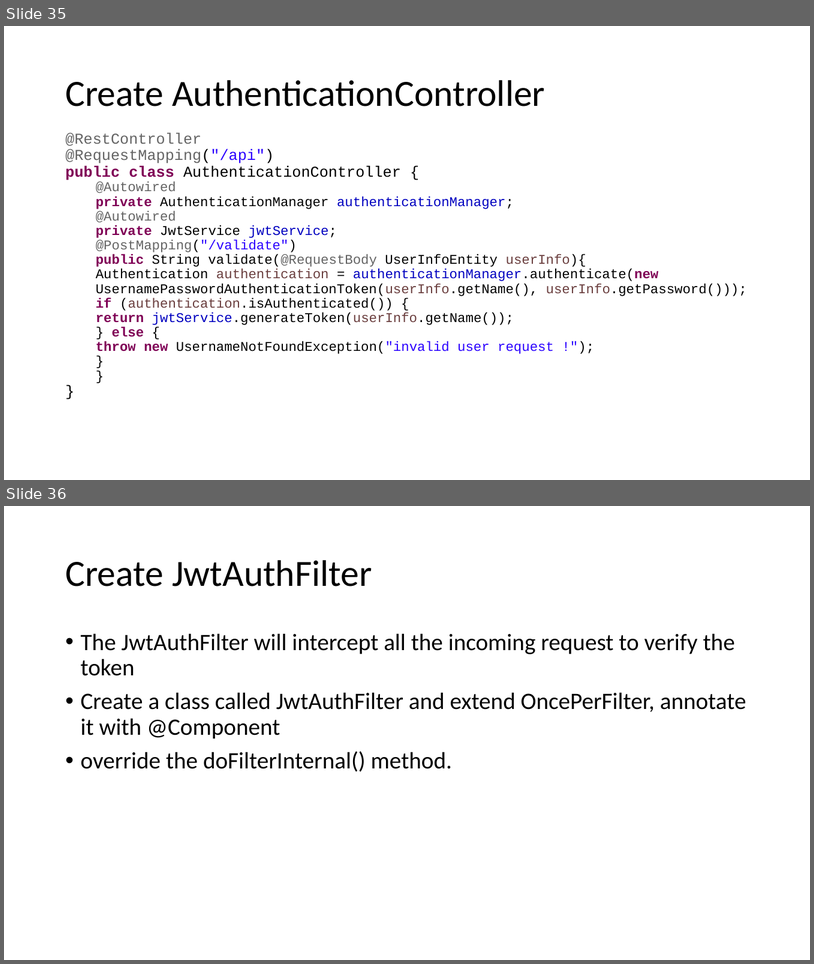
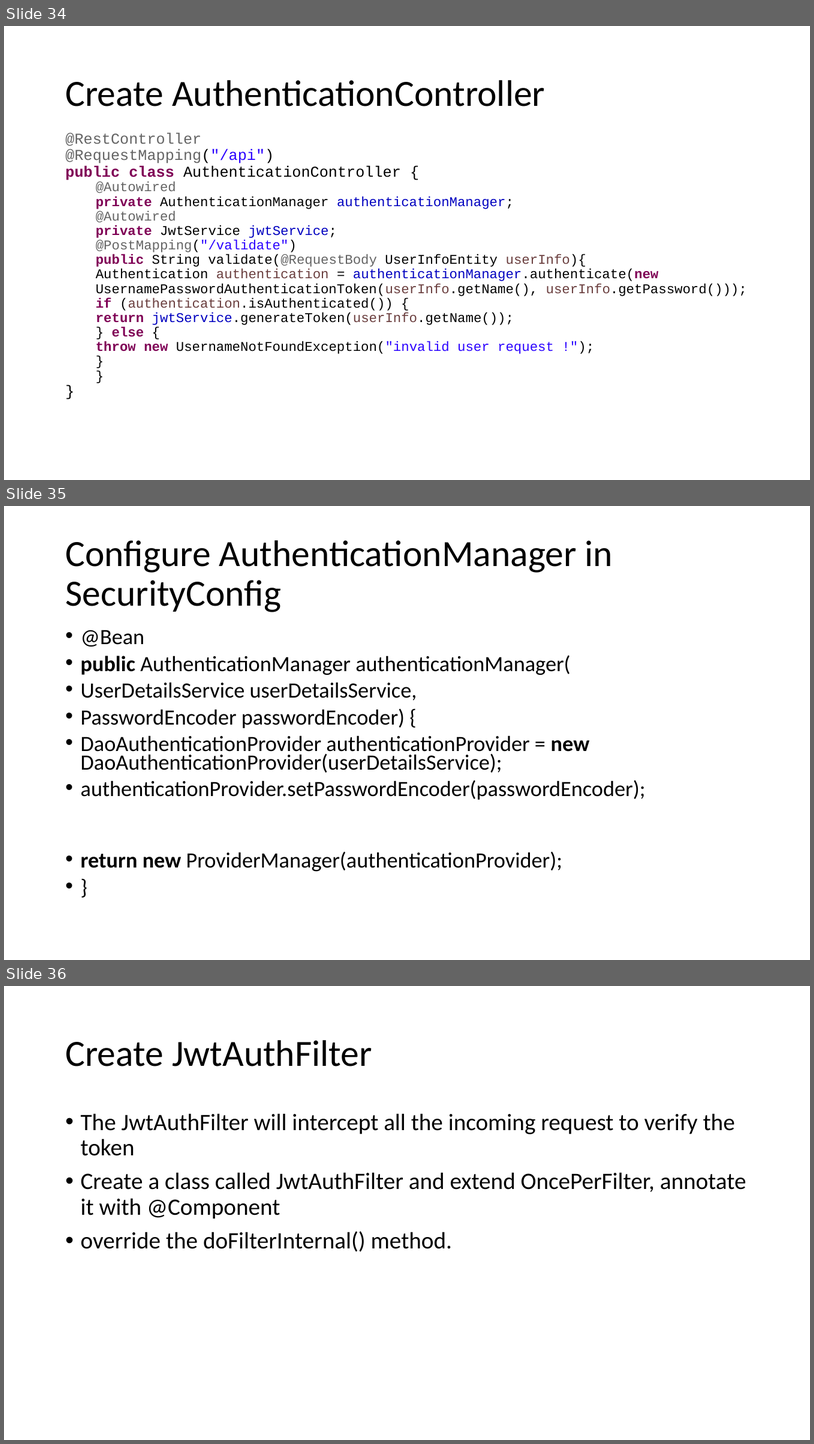
Before and after one commit to aug-2025-organization/notes, a slide deck: 8. Spring Security with JWT.pptx. Shown one above the other, each under a label of ours: slides 35 and 36 before the commit, slides 34, 35 and 36 after it. The pictures are 814x964 and 814x1444 pixels, drawn with LibreOffice and Linux fonts; fonts in the diff are those of the drawing. Boxes give left, top, right and bottom in pixels: in the first picture for what was removed or moved away, otherwise in the second. Text is boxed around its words. In the diff, an @@ line names an element or a change of style, - is before the commit and + after.

```diff
--- a/8. Spring Security with JWT.pptx
+++ b/8. Spring Security with JWT.pptx
@@ slide 35 added at <box>4,506,810,960</box>, background #FFFFFF @@
@@ title added at <box>65,540,612,612</box>, 44 pt, text #000000 @@
+Configure AuthenticationManager in SecurityConfig
@@ text added at <box>81,630,646,871</box>, 25.9 pt, text #000000 @@
+• @Bean
+• public AuthenticationManager authenticationManager(
+• UserDetailsService userDetailsService,
+• PasswordEncoder passwordEncoder) {
+• DaoAuthenticationProvider authenticationProvider = new DaoAuthenticationProvider(userDetailsService);
+• authenticationProvider.setPasswordEncoder(passwordEncoder);
+• return new ProviderManager(authenticationProvider);
+• }
@@ what was slide 35 is now slide 34 @@
```
Also in this commit, not shown: 3 slides changed, 1 slide removed.
